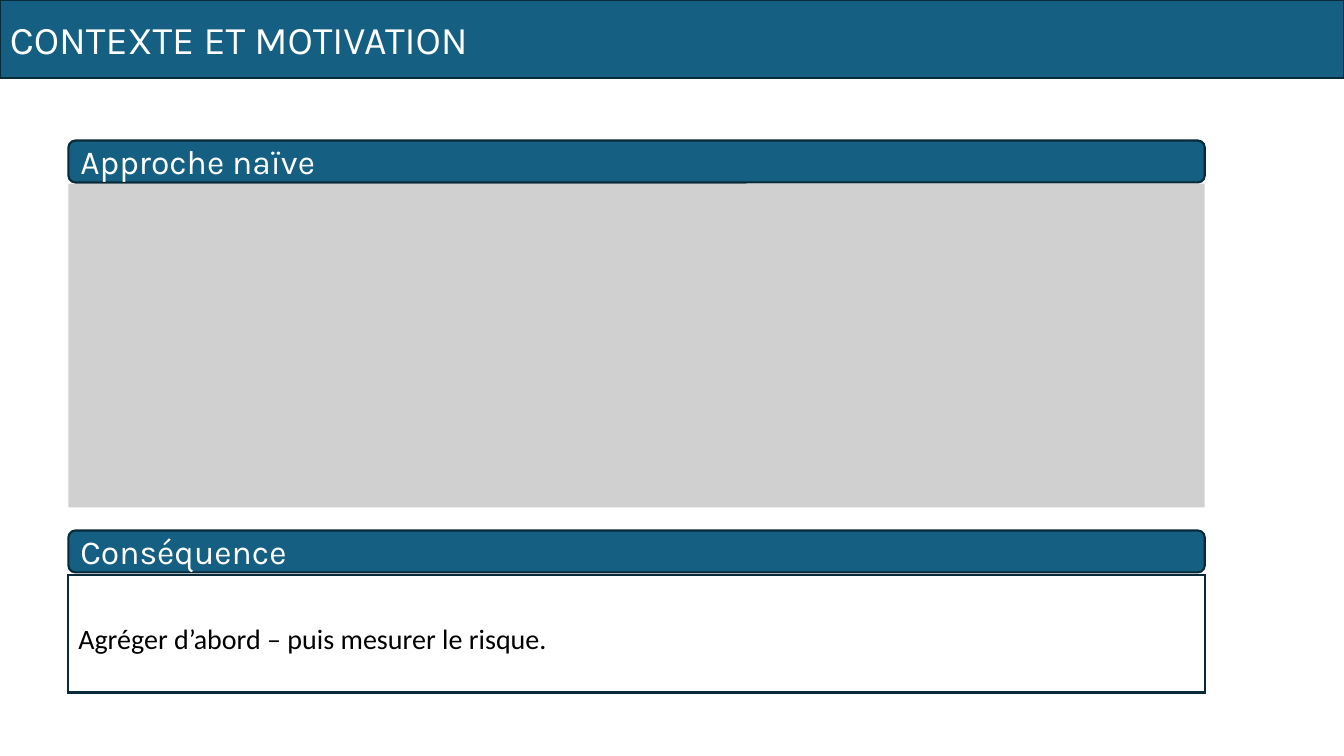
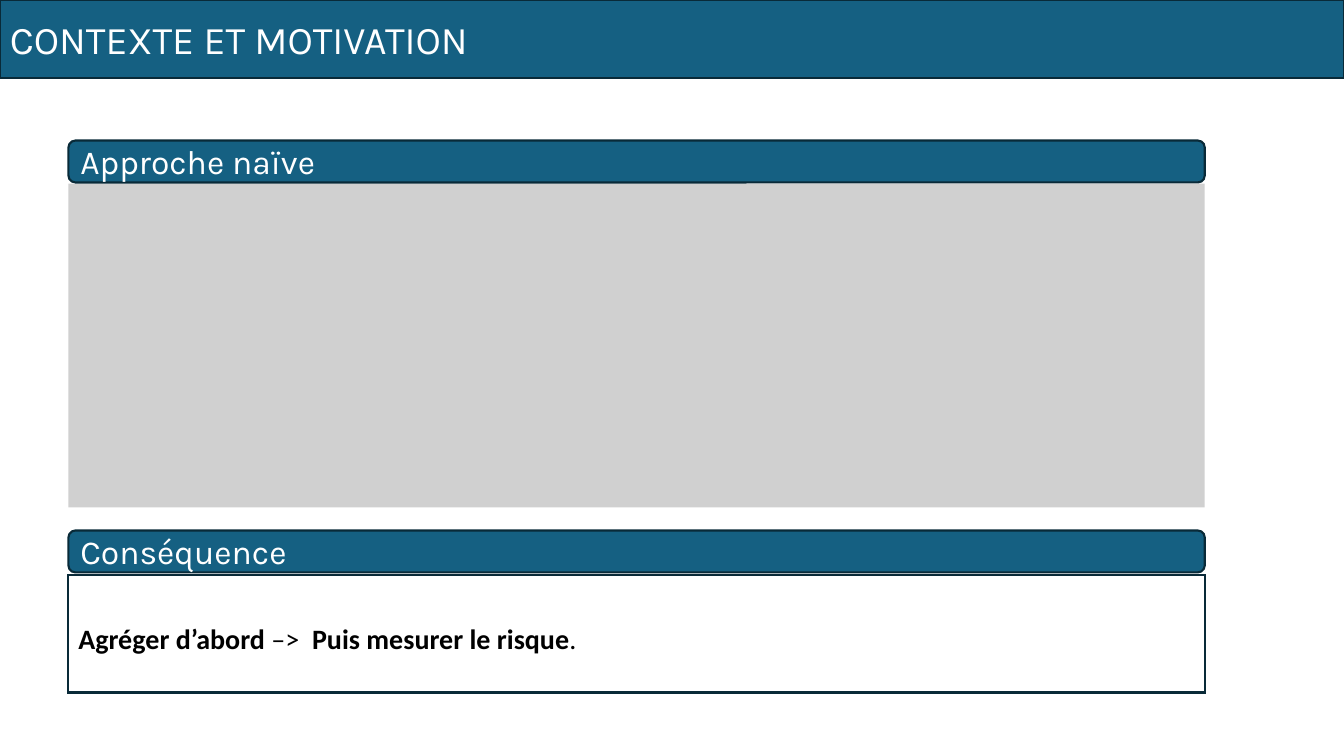
Before and after one commit to MamadouLamine27/projet-tve-max-stable, a slide deck: slide 3 of pptx/presentation.pptx. Drawn at 1344x756 pixels with LibreOffice and Linux fonts; fonts in the diff are those of the drawing; grey boxes stand for pictures. Boxes give left, top, right and bottom in pixels: in the first picture for what was removed or moved away, otherwise in the second. Text is boxed around its words. In the diff, an @@ line names an element or a change of style, - is before the commit and + after.

```diff
--- a/pptx/presentation.pptx
+++ b/pptx/presentation.pptx
@@ text in rectangle at <box>78,628,577,654</box>: text changed; bold on @@
-Agréger d’abord – puis mesurer le risque.
+Agréger d’abord –> Puis mesurer le risque.
```
Also in this commit, not shown: 1 other slide changed, 3 slides added.
